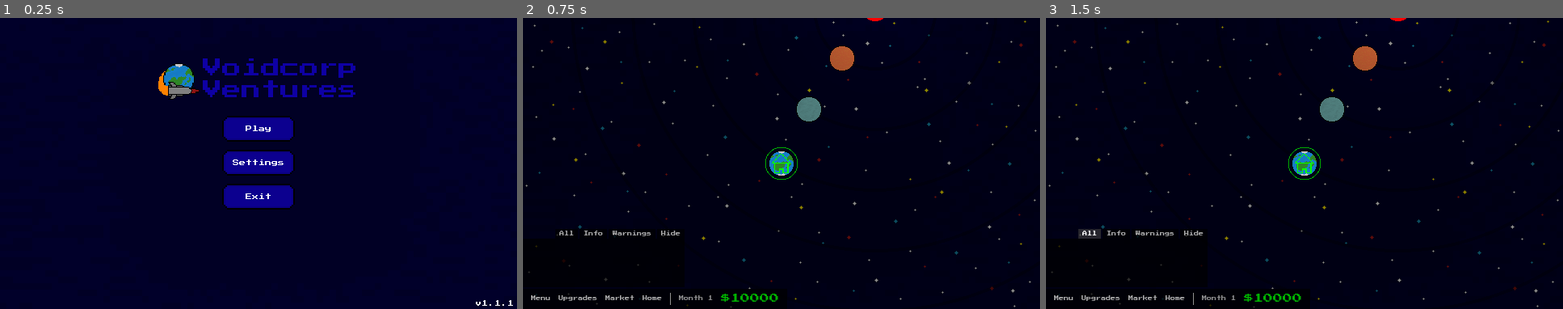
Above: before the commit, frames 1-3 (left to right).
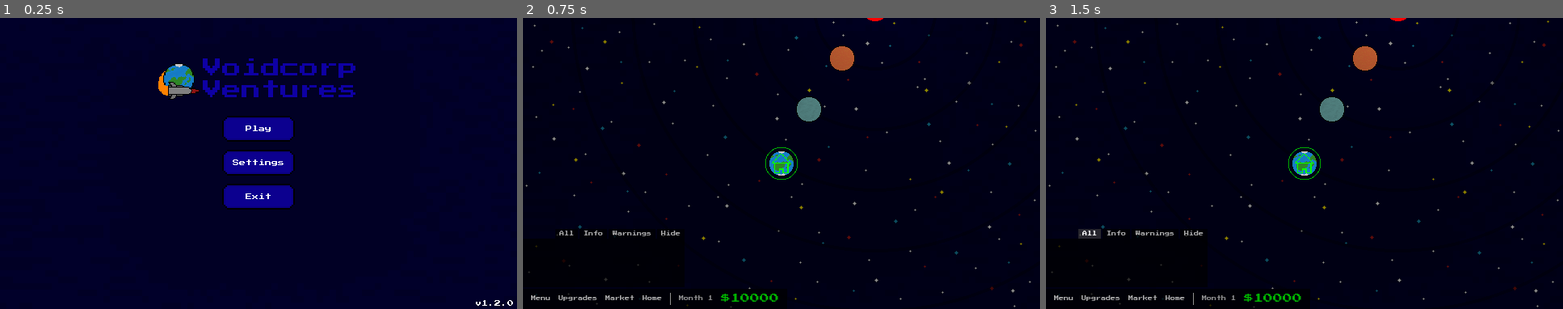
Above: after the commit, the same moments.

Repository: fmachek/voidcorp-ventures
Game: Godot game, scene res://scenes/Game.tscn
The game is run twice, just before and just after one commit, with the same random seed, the same clock (stepped at 60 frames per second) and the same inputs. Sound files missing from this copy of the repository are replaced by a short silence.
Inputs:
- Up to frame 1 (0.25 s): no input
- Up to frame 2 (0.75 s): click "Play" at 0.5 s
- Up to frame 3 (1.5 s): click "All" at 1.25 s

The runs differ from the first frame. In frame 1, less than 0.1% of the frame differs, in the area x 95-100%, y 96-99%; in frame 2, nothing differs; in frame 3, nothing differs.

Commit message:
chore: Change version to v1.2.0

Diff:
--- a/project.godot
+++ b/project.godot
@@ -12,7 +12,7 @@
 
 config/name="Voidcorp Ventures"
 config/description="A strategy/tycoon game set in space, where you work your way toward intergalactic travel."
-config/version="v1.1.1"
+config/version="v1.2.0"
 run/main_scene="res://scenes/Game.tscn"
 config/features=PackedStringArray("4.3", "Forward Plus")
 boot_splash/bg_color=Color(0.0204414, 4.99357e-07, 0.194639, 1)
--- a/scenes/ui/menus/MainMenu.tscn
+++ b/scenes/ui/menus/MainMenu.tscn
@@ -92,7 +92,8 @@
 grow_vertical = 0
 size_flags_horizontal = 0
 theme_override_font_sizes/font_size = 8
-text = "v1.1.1"
+text = "v1.2.0
+"
 
 [connection signal="pressed" from="MarginContainer/MenuContainer/ButtonContainer/PlayButton" to="." method="_on_play_button_pressed"]
 [connection signal="pressed" from="MarginContainer/MenuContainer/ButtonContainer/RestartButton" to="." method="_on_restart_button_pressed"]
